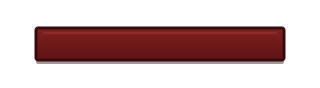
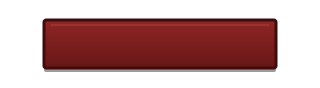
Revision of a layered 320×88 image; what changed, layer by layer:
painted on "door_locked_hover" over [34, 18, 286, 72]
